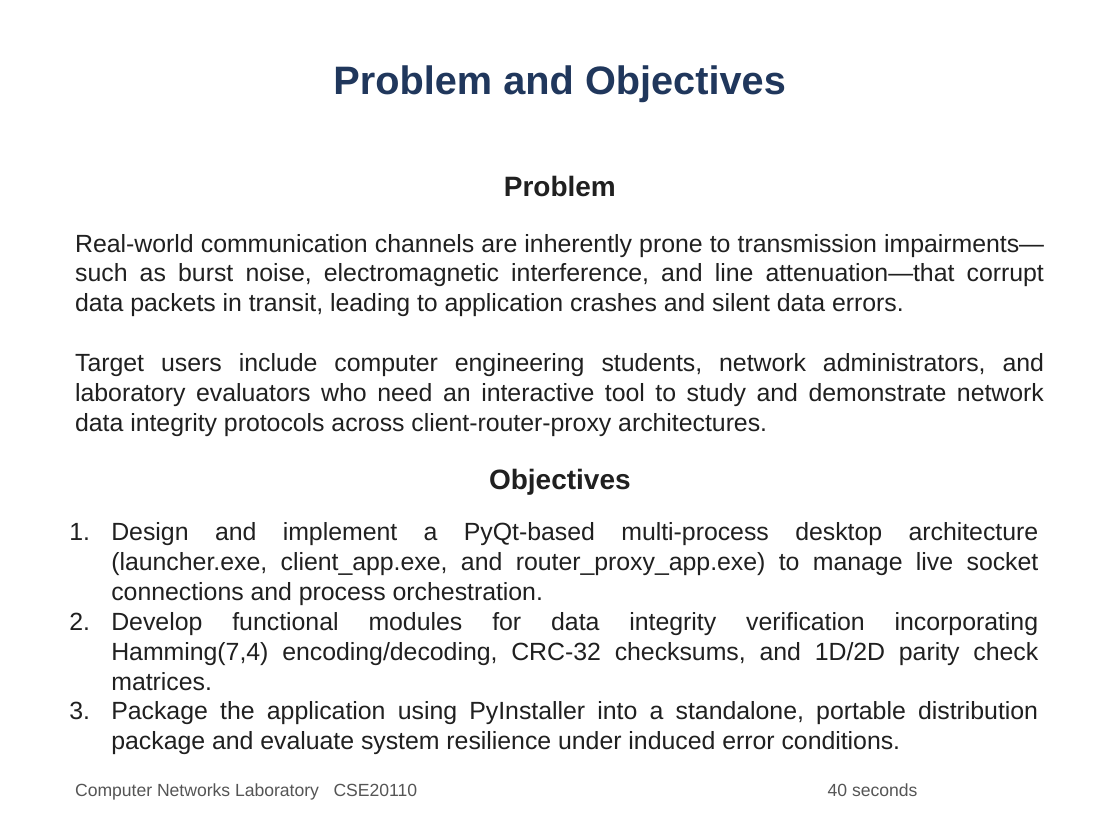
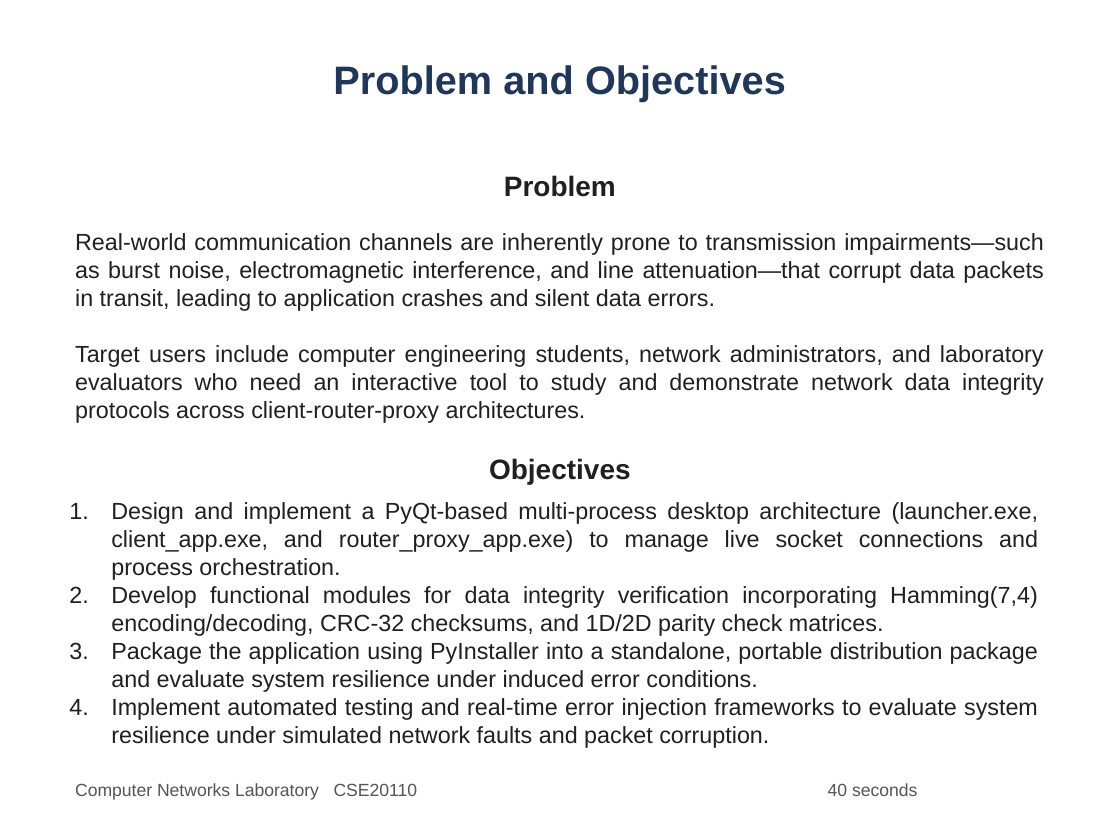
Before and after one commit to vedantbhosale2006-bit/NECD_Toolkit, a slide deck: slide 2 of docs/NECD_PPT_Final.pptx. Drawn at 1120x840 pixels with LibreOffice and Linux fonts; fonts in the diff are those of the drawing. Boxes give left, top, right and bottom in pixels: in the first picture for what was removed or moved away, otherwise in the second. Text is boxed around its words. In the diff, an @@ line names an element or a change of style, - is before the commit and + after.

Commit message:
Final MiniProject (Youtube Link: to be uploaded) [screenshots added & ppt fix]

```diff
--- a/docs/NECD_PPT_Final.pptx
+++ b/docs/NECD_PPT_Final.pptx
@@ text "Real-world communication channels are inherently ..." at box(75, 233, 1044, 423): size 16 to 15 pt @@
@@ text "Objectives": place and size @@
-text "Objectives" at box(489, 468, 631, 494)
+text "Objectives" at box(489, 458, 631, 484)
@@ text "Design and implement a PyQt-based ...": place and size @@
-text "Design and implement a PyQt-based ..." at box(111, 522, 1039, 754)
+text "Design and implement a PyQt-based ..." at box(111, 502, 1038, 748)
@@ text at box(111, 502, 1038, 692): size 16 to 15 pt in "Design and implement a PyQt-based multi-process desktop ...", "Develop functional modules for data integrity verification ...", "Package the application using PyInstaller into a ..." @@
@@ text at box(111, 698, 1038, 748): paragraph added @@
+4. Implement automated testing and real-time error injection frameworks to evaluate system resilience under simulated network faults and packet corruption.
```
Also in this commit, not shown: 9 other files.
